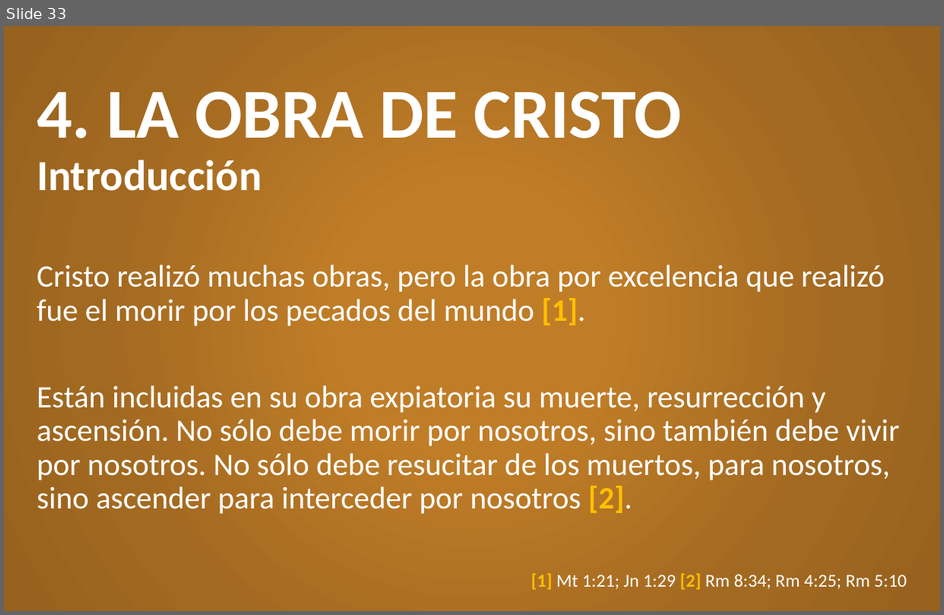
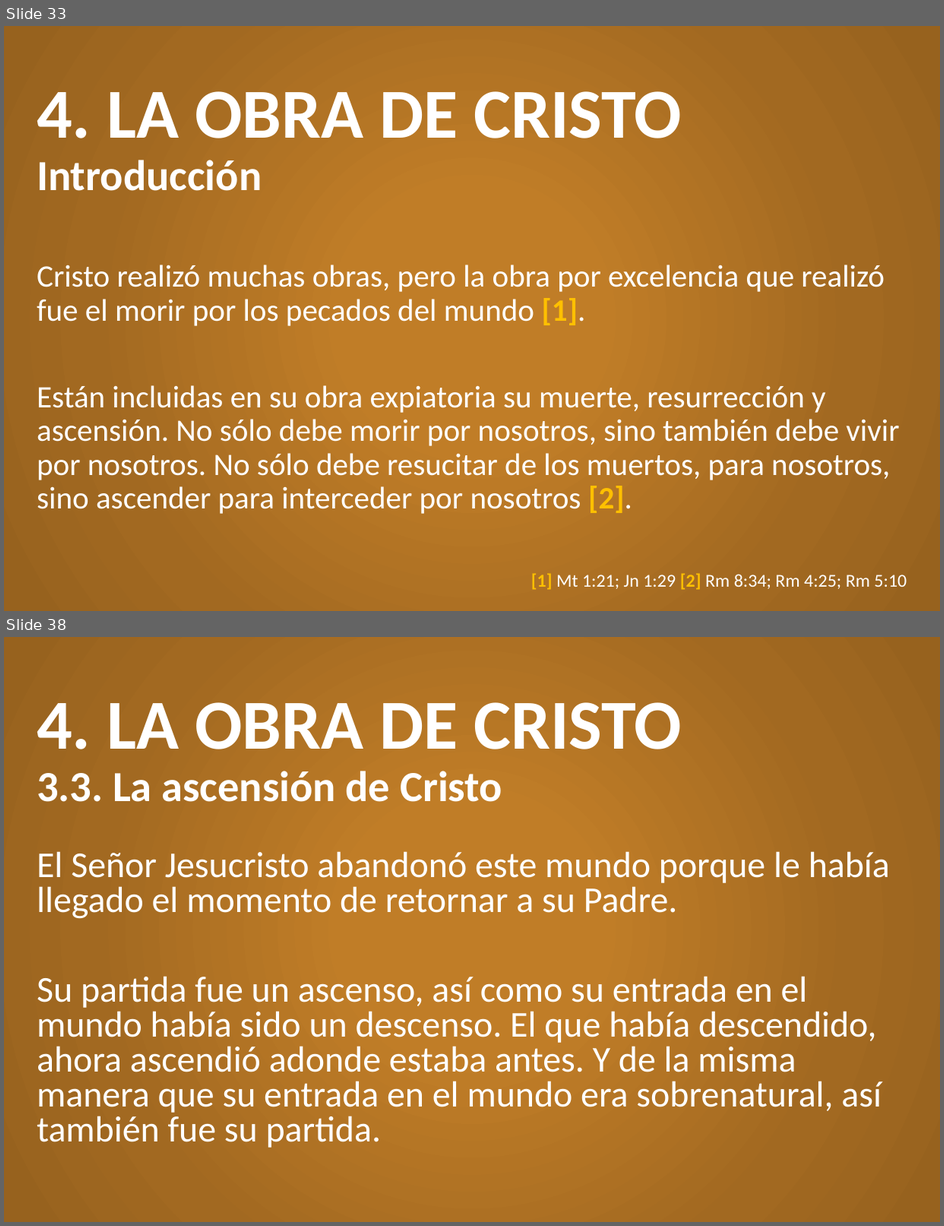
Before and after one commit to CreyTuning/documents, a slide deck: slideshow/Teologia Sistematica y Biblica - Myer Pearlman/Clases/8. Jesucristo.pptx. Shown one above the other, each under a label of ours: slide 33 before the commit, slides 33 and 38 after it; the slides between them are not shown. The pictures are 944x615 and 944x1226 pixels, drawn with LibreOffice and Linux fonts; fonts in the diff are those of the drawing. Boxes give left, top, right and bottom in pixels: in the first picture for what was removed or moved away, otherwise in the second. Text is boxed around its words. In the diff, an @@ line names an element or a change of style, - is before the commit and + after.

```diff
--- a/slideshow/Teologia Sistematica y Biblica - Myer Pearlman/Clases/8. Jesucristo.pptx
+++ b/slideshow/Teologia Sistematica y Biblica - Myer Pearlman/Clases/8. Jesucristo.pptx
@@ slide 38 added at (4, 637, 940, 1222), background gradient #C07D27 to #A26921 to #97621E @@
@@ title added at (37, 702, 682, 802), 33 pt, text #FFFFFF, bold @@
+4. LA OBRA DE CRISTO
+3.3. La ascensión de Cristo
@@ text added at (37, 851, 890, 1148), 28 pt, text #FFFFFF @@
+El Señor Jesucristo abandonó este mundo porque le había llegado el momento de retornar a su Padre.
+Su partida fue un ascenso, así como su entrada en el mundo había sido un descenso. El que había descendido, ahora ascendió adonde estaba antes. Y de la misma manera que su entrada en el mundo era sobrenatural, así también fue su partida.
```
Also in this commit, not shown: 1 slide changed, 7 other slides added, 12 other files.
